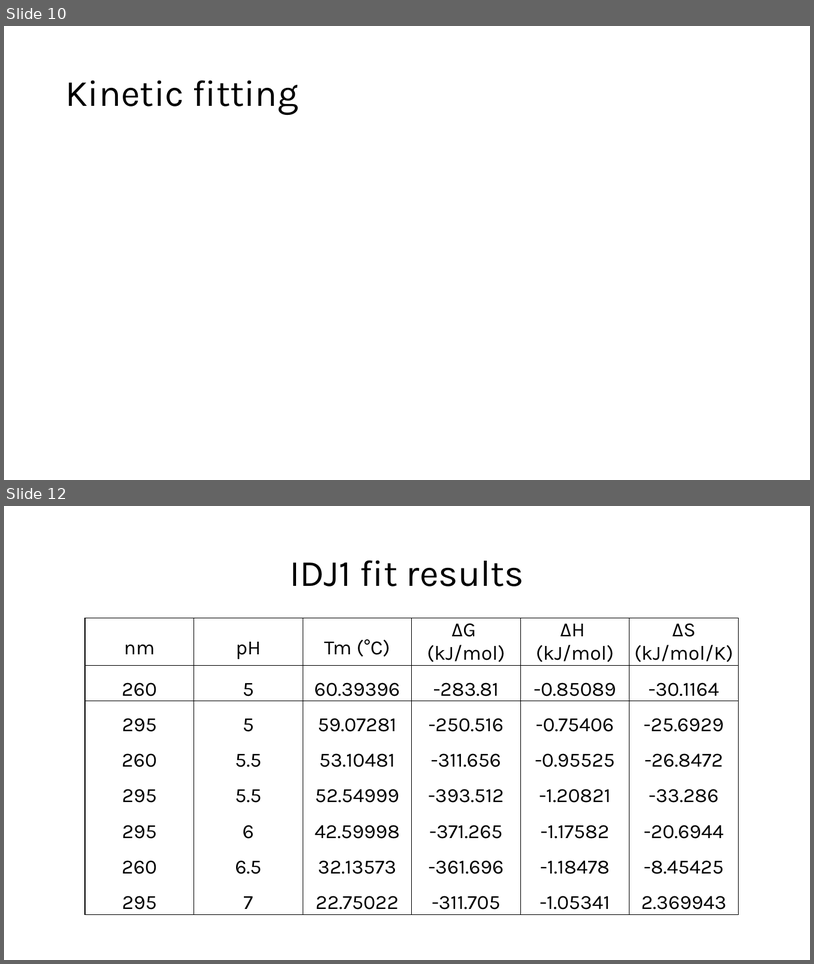
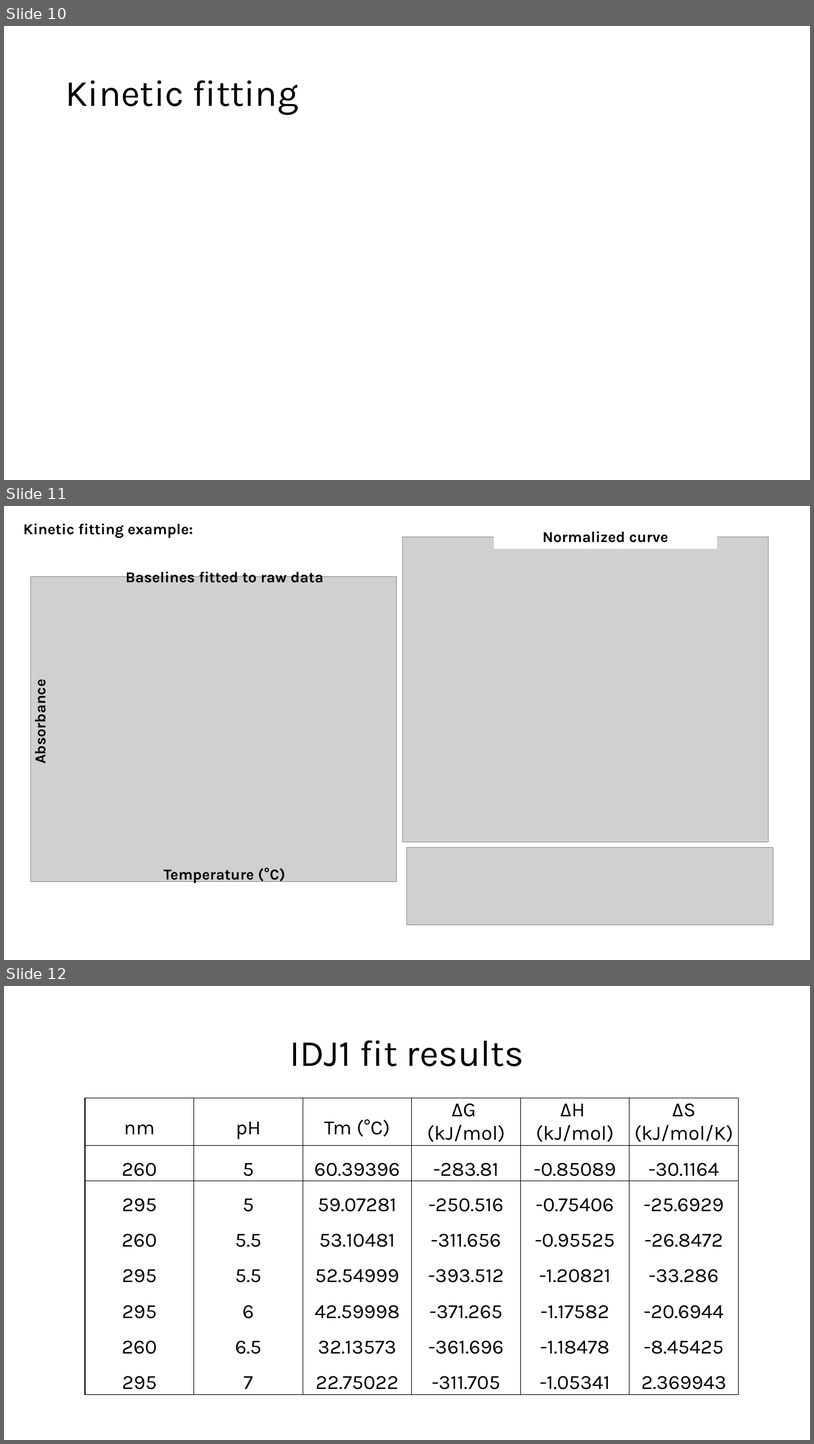
Before and after one commit to sjesse1001/mylabwork, a slide deck: BiomolecularDynamicsLab2024/2024-09-summary.pptx. Shown one above the other, each under a label of ours: slides 10 and 12 before the commit, slides 10, 11 and 12 after it; the slides between them are not shown. The pictures are 814x964 and 814x1444 pixels, drawn with LibreOffice and Linux fonts; fonts in the diff are those of the drawing; grey boxes stand for pictures. Boxes give left, top, right and bottom in pixels: in the first picture for what was removed or moved away, otherwise in the second. Text is boxed around its words. In the diff, an @@ line names an element or a change of style, - is before the commit and + after.

```diff
--- a/BiomolecularDynamicsLab2024/2024-09-summary.pptx
+++ b/BiomolecularDynamicsLab2024/2024-09-summary.pptx
@@ slide 11 added at (4,506,810,960), background #FFFFFF @@
@@ text added at (23,523,193,538), 18 pt, text #000000, bold @@
+Kinetic fitting example:
@@ picture added at (403,537,769,842) @@
@@ rectangle added at (494,525,717,549), fill #FFFFFF, 18 pt, text #000000, bold @@
+Normalized curve
@@ picture added at (30,577,396,882) @@
@@ text added at (126,568,324,583), 18 pt, text #000000, bold @@
+Baselines fitted to raw data
@@ text added at (30,688,50,762), 18 pt, text #000000, bold @@
+Absorbance
@@ picture added at (408,847,773,925) @@
@@ text added at (164,867,285,883), 18 pt, text #000000, bold @@
+Temperature (°C)
```
Also in this commit, not shown: 2 slides changed, 7 other slides added, 8 slides removed.
